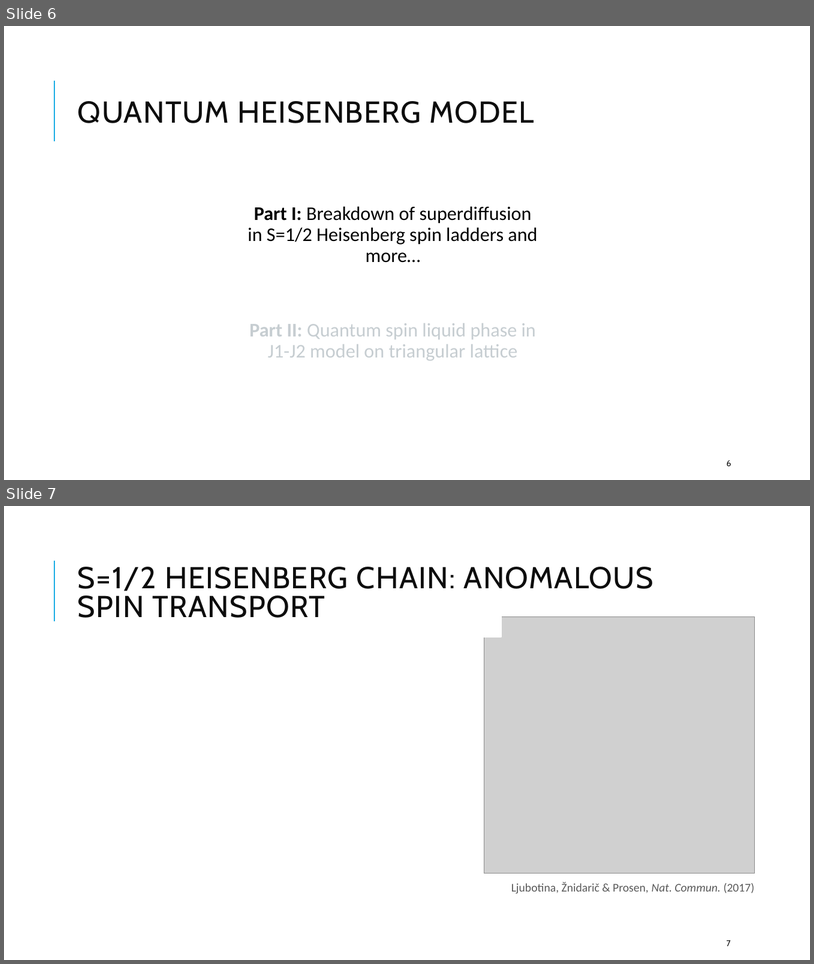
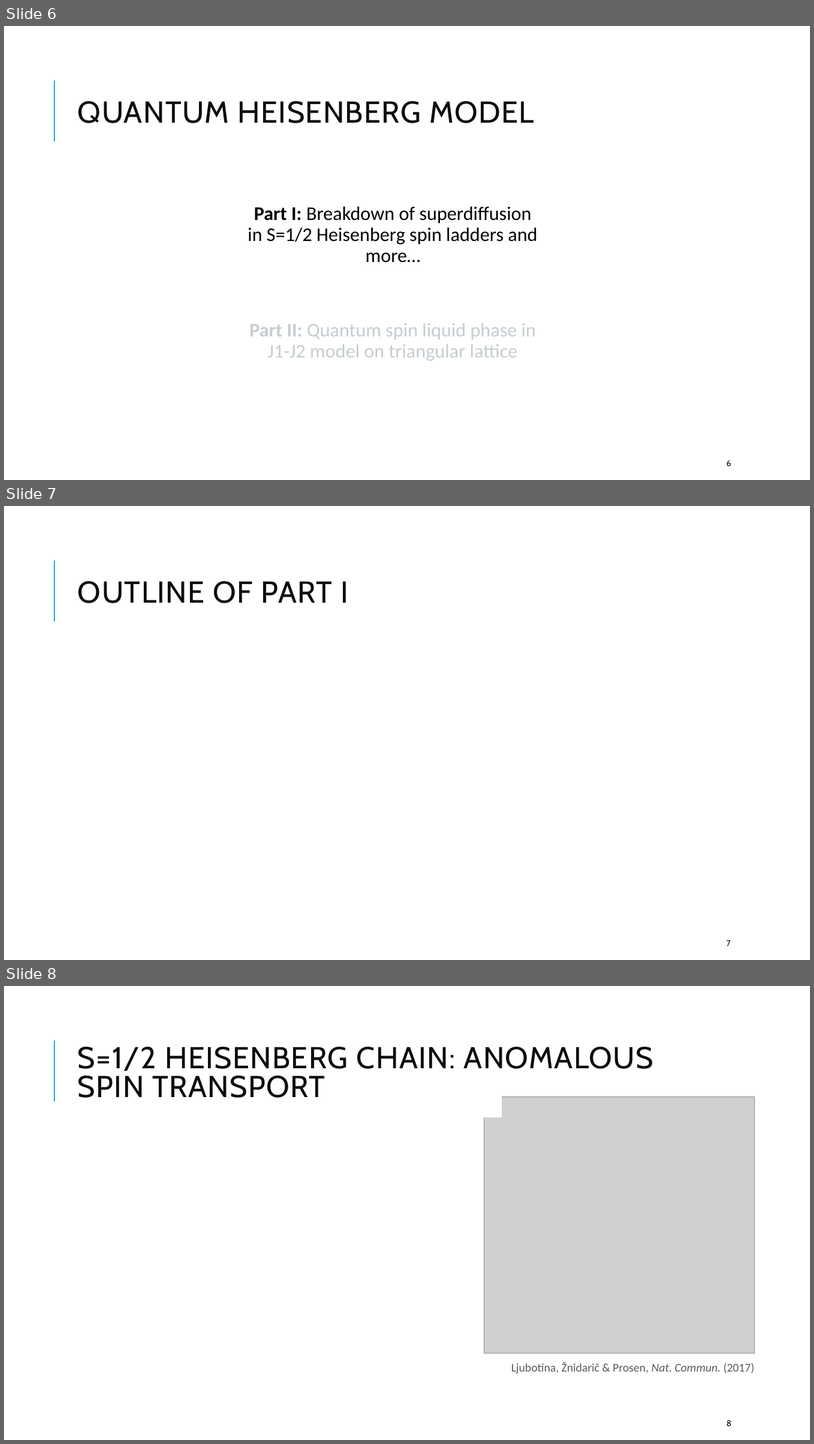
Before and after one commit to kwang0/KPZ-Project, a slide deck: Qualifying Exam Presentation.pptx. Shown one above the other, each under a label of ours: slides 6 and 7 before the commit, slides 6, 7 and 8 after it. The pictures are 814x964 and 814x1444 pixels, drawn with LibreOffice and Linux fonts; fonts in the diff are those of the drawing; grey boxes stand for pictures. Boxes give left, top, right and bottom in pixels: in the first picture for what was removed or moved away, otherwise in the second. Text is boxed around its words. In the diff, an @@ line names an element or a change of style, - is before the commit and + after.

```diff
--- a/Qualifying Exam Presentation.pptx
+++ b/Qualifying Exam Presentation.pptx
@@ slide 7 added at box(4, 506, 810, 960), background #FFFFFF; not listed: 1 template element that a slide beside it also shows @@
@@ title added at box(78, 581, 349, 603), 36 pt, text #0D0D0D @@
+OUTLINE OF PART I
@@ page number added at box(727, 940, 731, 946), 10 pt, text #0D0D0D @@
+7
@@ what was slide 7 is now slide 8 @@
@@ page number at box(727, 1420, 732, 1426): text changed @@
-7
+8
```
Also in this commit, not shown: 3 other slides added, 5 other files.
